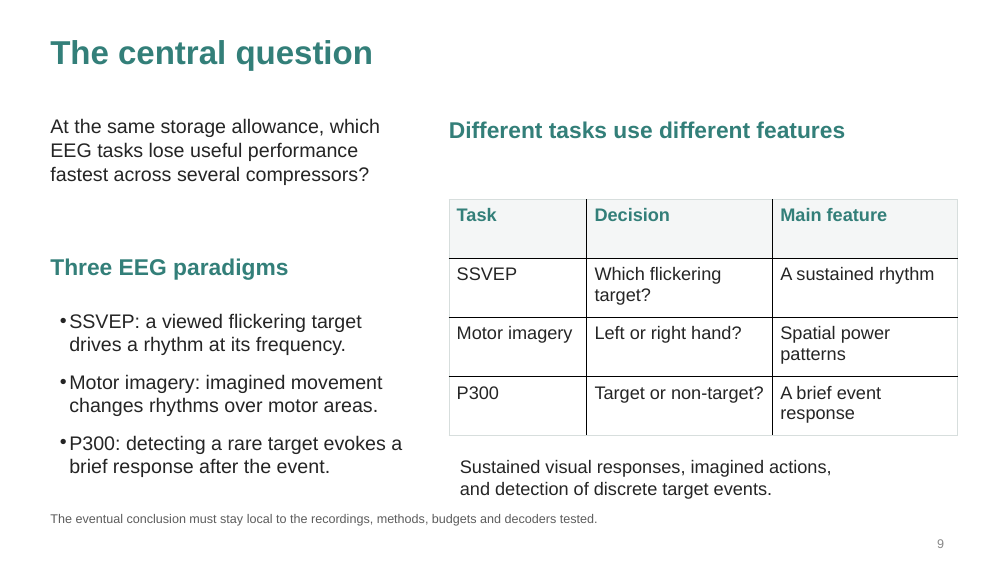
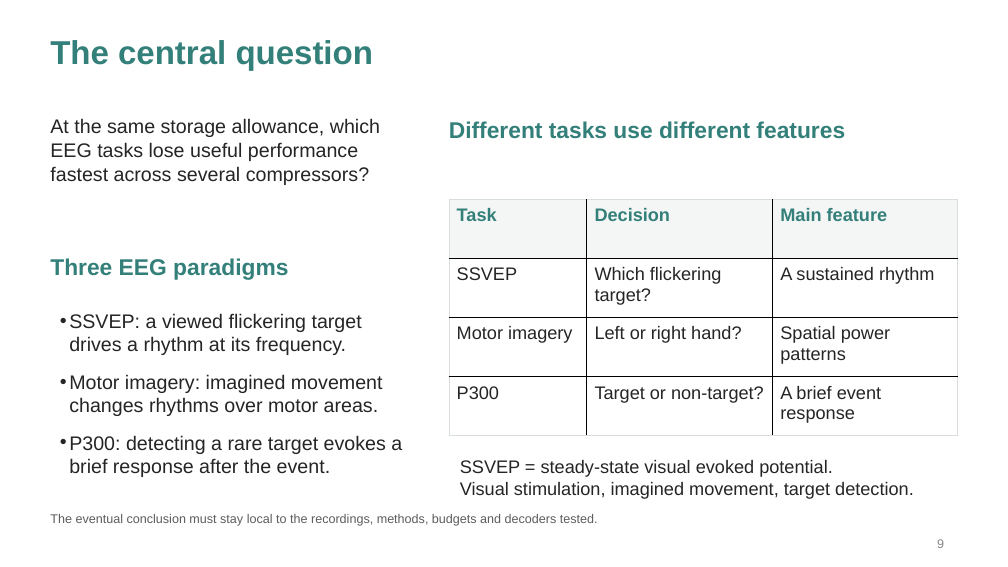
Before and after one commit to Deb044/DataCompression, a slide deck: slide 9 of output/presentation/every-bit-of-the-brain.pptx. Drawn at 1008x567 pixels with LibreOffice and Linux fonts; fonts in the diff are those of the drawing. Boxes give left, top, right and bottom in pixels: in the first picture for what was removed or moved away, otherwise in the second. Text is boxed around its words. In the diff, an @@ line names an element or a change of style, - is before the commit and + after.

Commit message:
slides: motivate prolonged EEG monitoring and expand SSVEP

```diff
--- a/output/presentation/every-bit-of-the-brain.pptx
+++ b/output/presentation/every-bit-of-the-brain.pptx
@@ text at [460,460,914,499]: text changed @@
-Sustained visual responses, imagined actions,
-and detection of discrete target events.
+SSVEP = steady-state visual evoked potential.
+Visual stimulation, imagined movement, target detection.
```
Also in this commit, not shown: 2 other slides changed, 3 other files.
